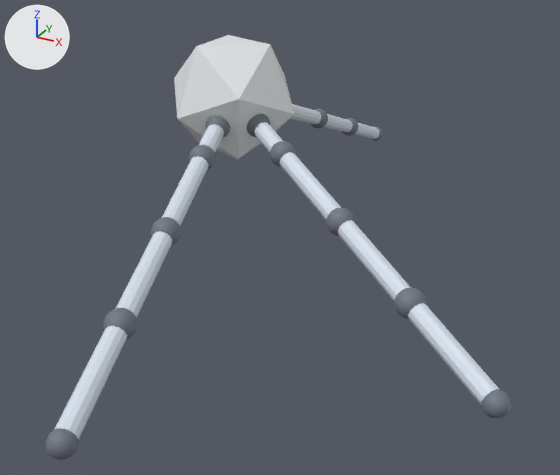
One commit to the glTF model models/g0_444_0_abs.glb: the scene before it, then after it.
The view is the same before and after, from a 50 mm camera at (0.492, -0.779, 0.391) aimed at (0.102, -0.068, 0.036). Lighting does not change. The marker at upper left points along +X, +Y and +Z. The picture after the commit comes second.

In view in the first picture: 'geom_0', 'geom_13', 'geom_15', 'geom_16', 'geom_17', 'geom_18', 'geom_22', 'geom_24', 'geom_25', 'geom_26', 'geom_27' and 14 more.
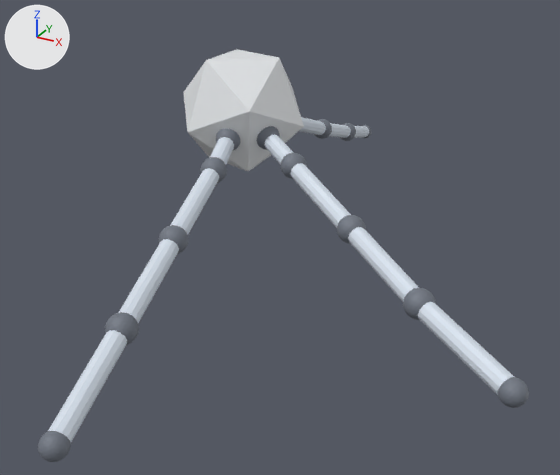
Not drawn themselves, but carrying or shaping drawn objects: ob_body, ob_seg_0_1, ob_seg_0_2, ob_seg_0_3, ob_leg_1, ob_seg_1_1, ob_seg_1_2, ob_seg_1_3, ob_leg_2, ob_seg_2_1, ob_seg_2_2, ob_seg_2_3.

What the commit changed:
Object 'body' (ob_body) moves from (0.0, -0.173, 0.0) to (0.00937, -0.157, 0.00529).
Object 'body' (ob_body) turns from (-36, 12, 36) to (-37, 12, 35) degrees about x, y and z.
Object 'seg_0_1' (ob_seg_0_1) moves from (0.00107, -0.132, 0.117) to (0.0107, -0.114, 0.121).
Object 'seg_0_1' (ob_seg_0_1) turns from (-77, 15, 130) to (-81, 17, 125) degrees about x, y and z.
Object 'seg_0_2' (ob_seg_0_2) moves from (0.00209, -0.092, 0.23) to (0.00656, -0.0756, 0.235).
Object 'seg_0_2' (ob_seg_0_2) turns from (-77, 15, 130) to (-85, 17, 125) degrees about x, y and z.
Object 'seg_0_3' (ob_seg_0_3) moves from (0.00312, -0.052, 0.343) to (-0.00357, -0.0409, 0.349).
Object 'seg_0_3' (ob_seg_0_3) turns from (-77, 15, 130) to (-88, 17, 125) degrees about x, y and z.
Object 'leg_1' (ob_leg_1) moves from (0.0155, -0.152, -0.0579) to (0.0256, -0.137, -0.0528).
Object 'seg_1_1' (ob_seg_1_1) moves from (0.0302, -0.132, -0.113) to (0.041, -0.118, -0.108).
Object 'seg_1_1' (ob_seg_1_1) turns from (113, 8.6, -56) to (110, 6.4, -54) degrees about x, y and z.
Object 'seg_1_2' (ob_seg_1_2) moves from (0.0594, -0.092, -0.222) to (0.0664, -0.0841, -0.22).
Object 'seg_1_2' (ob_seg_1_2) turns from (113, 8.6, -56) to (110, 7.4, -54) degrees about x, y and z.
Object 'seg_1_3' (ob_seg_1_3) moves from (0.0887, -0.052, -0.331) to (0.0904, -0.0482, -0.332).
Object 'seg_1_3' (ob_seg_1_3) turns from (113, 8.6, -56) to (110, 8.9, -53) degrees about x, y and z.
Object 'leg_2' (ob_leg_2) moves from (0.0516, -0.152, -0.0305) to (0.0616, -0.137, -0.0252).
Object 'leg_2' (ob_leg_2) turns from (144, -35, -45) to (145, -34, -48) degrees about x, y and z.
Object 'seg_2_1' (ob_seg_2_1) moves from (0.1, -0.132, -0.0592) to (0.111, -0.119, -0.054).
Object 'seg_2_1' (ob_seg_2_1) turns from (144, -35, -45) to (143, -34, -48) degrees about x, y and z.
Object 'seg_2_2' (ob_seg_2_2) moves from (0.198, -0.092, -0.117) to (0.209, -0.0853, -0.115).
Object 'seg_2_2' (ob_seg_2_2) turns from (144, -35, -45) to (139, -34, -48) degrees about x, y and z.
Object 'seg_2_3' (ob_seg_2_3) moves from (0.295, -0.052, -0.174) to (0.306, -0.0567, -0.18).
Object 'seg_2_3' (ob_seg_2_3) turns from (144, -35, -45) to (141, -36, -51) degrees about x, y and z.

Where the change shows, as pixel boxes [x1, y1, x2, y2] in the pictures (560 x 475 px):
'geom_0', moved, turned
    before: [174, 35, 294, 159]
    after: [183, 49, 304, 171]
'geom_26', moved, turned
    before: [408, 303, 499, 404]
    after: [418, 302, 514, 395]
'geom_17', moved, turned
    before: [55, 326, 127, 440]
    after: [48, 330, 127, 443]
'geom_15', moved, turned
    before: [116, 231, 172, 318]
    after: [118, 239, 179, 323]
'geom_24', moved, turned
    before: [338, 220, 411, 301]
    after: [348, 227, 419, 302]
'geom_13', moved, turned
    before: [162, 156, 208, 226]
    after: [170, 168, 219, 235]
'geom_22', moved, turned
    before: [280, 152, 341, 219]
    after: [290, 163, 351, 228]
'geom_27', moved, turned
    before: [481, 389, 511, 418]
    after: [498, 377, 529, 408]
'geom_18', moved, turned
    before: [46, 428, 78, 460]
    after: [38, 431, 71, 462]
'geom_25', moved, turned
    before: [394, 287, 426, 319]
    after: [403, 288, 436, 320]
'geom_16', moved, turned
    before: [104, 308, 137, 340]
    after: [105, 312, 139, 345]
'geom_23', moved, turned
    before: [326, 207, 355, 236]
    after: [337, 215, 366, 244]
'geom_11', moved
    before: [199, 124, 224, 152]
    after: [210, 137, 234, 164]
'geom_14', moved, turned
    before: [151, 217, 181, 245]
    after: [159, 225, 188, 254]
'geom_20', moved, turned
    before: [254, 122, 283, 152]
    after: [264, 135, 294, 165]
'geom_21', moved, turned
    before: [270, 141, 296, 167]
    after: [281, 153, 307, 179]
'geom_4', moved, turned
    before: [290, 104, 321, 124]
    after: [299, 117, 326, 135]
'geom_12', moved, turned
    before: [189, 144, 216, 170]
    after: [200, 157, 227, 183]
'geom_19', moved, turned
    before: [246, 114, 270, 137]
    after: [256, 126, 280, 150]
'geom_10', moved
    before: [205, 116, 230, 138]
    after: [216, 128, 240, 151]
'geom_6', moved, turned
    before: [324, 114, 353, 132]
    after: [329, 123, 351, 138]
'geom_8', moved, turned
    before: [355, 123, 380, 139]
    after: [354, 126, 369, 138]
'geom_5', moved, turned
    before: [310, 109, 328, 128]
    after: [314, 119, 332, 139]
'geom_7', moved, turned
    before: [342, 118, 358, 136]
    after: [340, 123, 356, 141]
'geom_9', moved, turned
    before: [372, 127, 383, 141]
    after: [361, 125, 372, 138]
